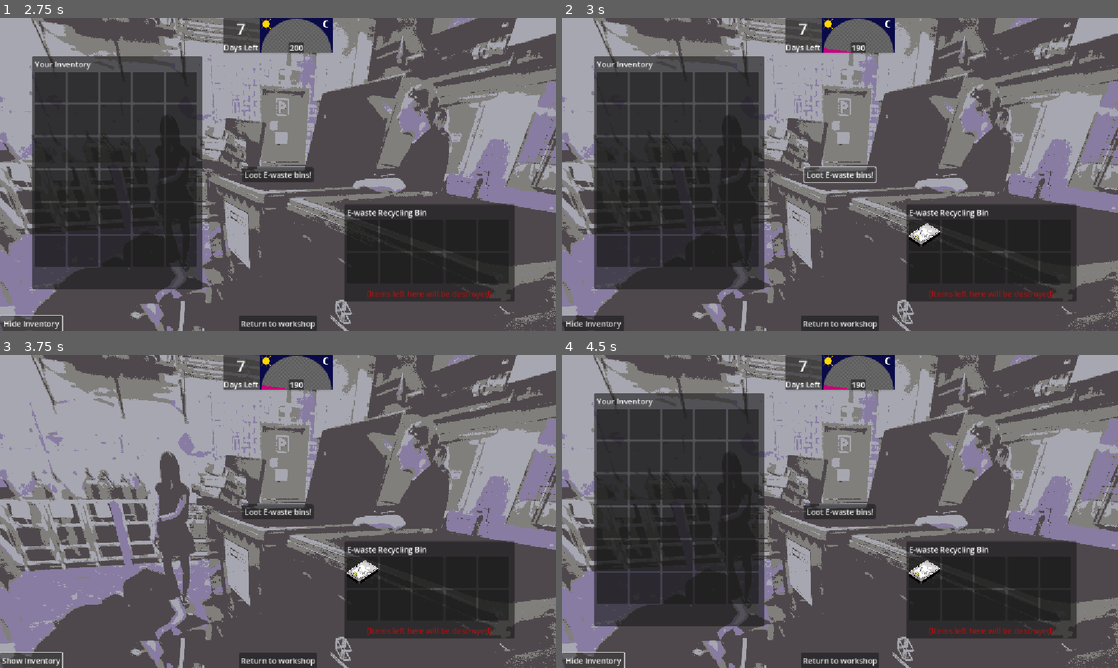
Above: before the commit, frames 1-4 (two rows, left to right).
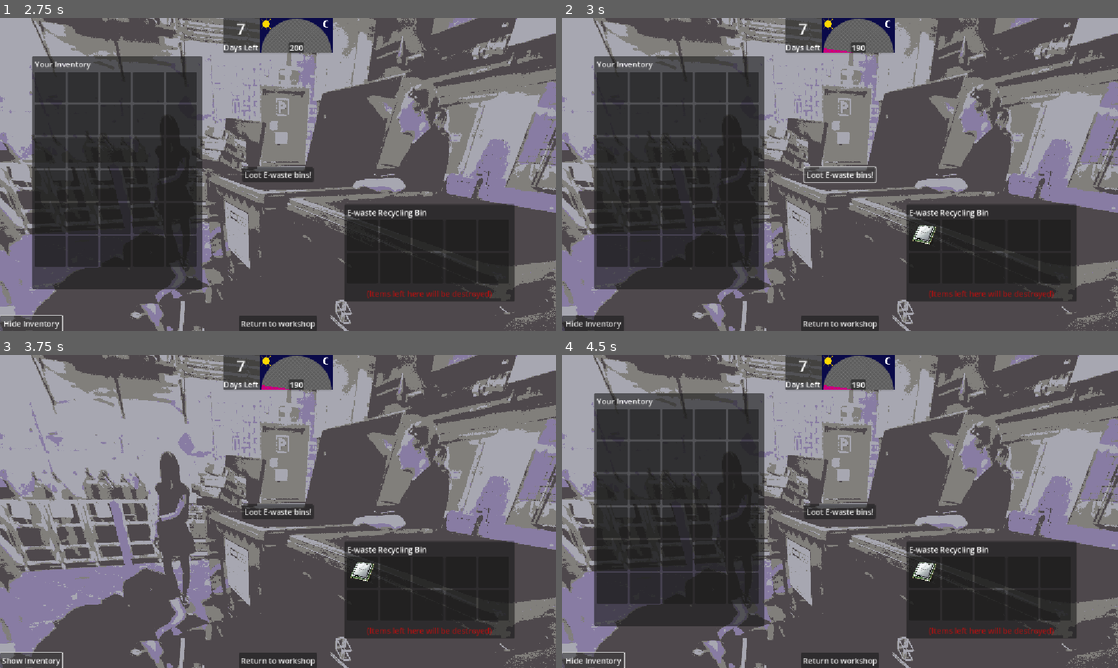
Above: after the commit, the same moments.

Repository: tabby-cat-nya/RustHacker
Game: Godot game, scene res://scenes/workshop.tscn
The game is run twice, just before and just after one commit, with the same random seed, the same clock (stepped at 60 frames per second) and the same inputs. The engine's default icon, where the game draws it, is replaced by a stand-in: a white triangle on a blue panel in a dark square.
Inputs:
- Up to frame 1 (2.75 s): click "Go to ewaste bins" at 0.5 s; click "Hide Inventory" at 1.25 s; click "Show Inventory" at 2 s
- Up to frame 2 (3 s): click "Loot E-waste bins!" at 2.75 s
- Up to frame 3 (3.75 s): click "Hide Inventory" at 3.5 s
- Up to frame 4 (4.5 s): click "Show Inventory" at 4.25 s

Frame 1 is identical in both runs. In frame 2, 0.2% of the frame differs, in the area x 62-68%, y 65-74%; in frame 3, 0.2%; in frame 4, 0.2%.

Commit message:
craftable computer

Diff:
--- a/crafting/crafts/computer_craft.tres
+++ b/crafting/crafts/computer_craft.tres
@@ -1,13 +1,17 @@
-[gd_resource type="Resource" script_class="CraftRecipe" load_steps=6 format=3 uid="uid://dp4hnei3ur6oe"]
+[gd_resource type="Resource" script_class="CraftRecipe" load_steps=10 format=3 uid="uid://dp4hnei3ur6oe"]
 
 [ext_resource type="Script" uid="uid://dccraom7a7e8d" path="res://inv_system/item_data.gd" id="1_ayiw2"]
 [ext_resource type="Script" uid="uid://b4iu5xrdf0evs" path="res://crafting/craft_recipe.gd" id="2_2p7jb"]
+[ext_resource type="Resource" uid="uid://cnr1k8seffsxb" path="res://items/plastic.tres" id="2_ccdvw"]
 [ext_resource type="Resource" uid="uid://88v5bcyrgpob" path="res://items/large_psu_item.tres" id="2_egxug"]
 [ext_resource type="Resource" uid="uid://bepkdyf7dn1y0" path="res://items/hdd_item.tres" id="3_ccdvw"]
 [ext_resource type="Resource" uid="uid://c2wbqelme8vy1" path="res://items/ram_item.tres" id="4_tkhhn"]
+[ext_resource type="Resource" uid="uid://bufa63unuppu5" path="res://items/cpu.tres" id="5_tkhhn"]
+[ext_resource type="Resource" uid="uid://oc57emfpcnm0" path="res://items/gpu.tres" id="6_r0qw7"]
+[ext_resource type="Resource" uid="uid://8vw85c1qrypm" path="res://items/computer.tres" id="8_uomls"]
 
 [resource]
 script = ExtResource("2_2p7jb")
-ingredients = Array[ExtResource("1_ayiw2")]([ExtResource("2_egxug"), ExtResource("4_tkhhn"), ExtResource("3_ccdvw"), null, null, null, null, null, null])
-output = ExtResource("4_tkhhn")
+ingredients = Array[ExtResource("1_ayiw2")]([ExtResource("2_ccdvw"), ExtResource("4_tkhhn"), ExtResource("2_ccdvw"), ExtResource("3_ccdvw"), ExtResource("5_tkhhn"), ExtResource("6_r0qw7"), ExtResource("2_ccdvw"), ExtResource("2_egxug"), ExtResource("2_ccdvw")])
+output = ExtResource("8_uomls")
 metadata/_custom_type_script = "uid://b4iu5xrdf0evs"
--- a/crafting/scavenges/testScavenge.tres
+++ b/crafting/scavenges/large_psu_scav.tres
@@ -1,9 +1,10 @@
-[gd_resource type="Resource" script_class="ScavengeRecipe" load_steps=6 format=3 uid="uid://deohei5avmspt"]
+[gd_resource type="Resource" script_class="ScavengeRecipe" load_steps=8 format=3 uid="uid://deohei5avmspt"]
 
 [ext_resource type="Resource" uid="uid://88v5bcyrgpob" path="res://items/large_psu_item.tres" id="1_20hhf"]
 [ext_resource type="Script" uid="uid://boqr1fowaqmt0" path="res://crafting/scavenge_recipe.gd" id="2_20hhf"]
 [ext_resource type="Script" uid="uid://oa5rlx6ttwuj" path="res://crafting/rollableLoot.gd" id="2_i5wfm"]
 [ext_resource type="Resource" uid="uid://swd1m0hvep4c" path="res://items/small_psu_item.tres" id="3_svciw"]
+[ext_resource type="Resource" uid="uid://cnr1k8seffsxb" path="res://items/plastic.tres" id="4_svciw"]
 
 [sub_resource type="Resource" id="Resource_rhaxb"]
 script = ExtResource("2_i5wfm")
@@ -11,9 +12,15 @@
 chance = 1
 metadata/_custom_type_script = "uid://oa5rlx6ttwuj"
 
+[sub_resource type="Resource" id="Resource_wkxe4"]
+script = ExtResource("2_i5wfm")
+item = ExtResource("4_svciw")
+chance = 3
+metadata/_custom_type_script = "uid://oa5rlx6ttwuj"
+
 [resource]
 script = ExtResource("2_20hhf")
 input = ExtResource("1_20hhf")
 rolls = 2
-loot_pool = Array[ExtResource("2_i5wfm")]([SubResource("Resource_rhaxb")])
+loot_pool = Array[ExtResource("2_i5wfm")]([SubResource("Resource_rhaxb"), SubResource("Resource_wkxe4")])
 metadata/_custom_type_script = "uid://boqr1fowaqmt0"
--- /dev/null
+++ b/crafting/scavenges/small_psu_scav.tres
@@ -0,0 +1,19 @@
+[gd_resource type="Resource" script_class="ScavengeRecipe" load_steps=6 format=3 uid="uid://dpnp3xlwhla4h"]
+
+[ext_resource type="Script" uid="uid://oa5rlx6ttwuj" path="res://crafting/rollableLoot.gd" id="2_r41g5"]
+[ext_resource type="Resource" uid="uid://swd1m0hvep4c" path="res://items/small_psu_item.tres" id="3_klubo"]
+[ext_resource type="Resource" uid="uid://cnr1k8seffsxb" path="res://items/plastic.tres" id="4_vxo6p"]
+[ext_resource type="Script" uid="uid://boqr1fowaqmt0" path="res://crafting/scavenge_recipe.gd" id="5_ewtie"]
+
+[sub_resource type="Resource" id="Resource_wkxe4"]
+script = ExtResource("2_r41g5")
+item = ExtResource("4_vxo6p")
+chance = 3
+metadata/_custom_type_script = "uid://oa5rlx6ttwuj"
+
+[resource]
+script = ExtResource("5_ewtie")
+input = ExtResource("3_klubo")
+rolls = 1
+loot_pool = Array[ExtResource("2_r41g5")]([SubResource("Resource_wkxe4")])
+metadata/_custom_type_script = "uid://boqr1fowaqmt0"
--- a/inv_system/crafting_panel.tscn
+++ b/inv_system/crafting_panel.tscn
@@ -1,11 +1,12 @@
-[gd_scene load_steps=11 format=3 uid="uid://f06ym5ujhdsc"]
+[gd_scene load_steps=12 format=3 uid="uid://f06ym5ujhdsc"]
 
 [ext_resource type="Script" uid="uid://br4fgimf7nygr" path="res://inv_system/crafting_panel.gd" id="1_441s3"]
 [ext_resource type="PackedScene" uid="uid://dgqs20xf7l8c" path="res://inv_system/item_slot.tscn" id="2_h0v0h"]
 [ext_resource type="Script" uid="uid://b4iu5xrdf0evs" path="res://crafting/craft_recipe.gd" id="2_ytbts"]
 [ext_resource type="Resource" uid="uid://dp4hnei3ur6oe" path="res://crafting/crafts/computer_craft.tres" id="3_4h4i0"]
 [ext_resource type="Script" uid="uid://boqr1fowaqmt0" path="res://crafting/scavenge_recipe.gd" id="4_qjage"]
-[ext_resource type="Resource" uid="uid://deohei5avmspt" path="res://crafting/scavenges/testScavenge.tres" id="5_8c40c"]
+[ext_resource type="Resource" uid="uid://deohei5avmspt" path="res://crafting/scavenges/large_psu_scav.tres" id="5_8c40c"]
+[ext_resource type="Resource" uid="uid://dpnp3xlwhla4h" path="res://crafting/scavenges/small_psu_scav.tres" id="6_8c40c"]
 
 [sub_resource type="StyleBoxFlat" id="StyleBoxFlat_h0v0h"]
 content_margin_left = 0.0
@@ -87,7 +88,7 @@
 script = ExtResource("1_441s3")
 action_button = NodePath("MarginContainer/VBoxContainer/ActionButton")
 craft_recipes = Array[ExtResource("2_ytbts")]([ExtResource("3_4h4i0")])
-scavenge_recipes = Array[ExtResource("4_qjage")]([ExtResource("5_8c40c")])
+scavenge_recipes = Array[ExtResource("4_qjage")]([ExtResource("5_8c40c"), ExtResource("6_8c40c")])
 assemble_style = SubResource("StyleBoxFlat_h0v0h")
 assemble_style_hover = SubResource("StyleBoxFlat_441s3")
 assemble_style_pressed = SubResource("StyleBoxFlat_h0v0h")
--- /dev/null
+++ b/items/computer.tres
@@ -0,0 +1,10 @@
+[gd_resource type="Resource" script_class="ItemData" load_steps=3 format=3 uid="uid://8vw85c1qrypm"]
+
+[ext_resource type="Texture2D" uid="uid://b2vn26davyrou" path="res://assets/item images/computer.png" id="1_e0dbh"]
+[ext_resource type="Script" uid="uid://dccraom7a7e8d" path="res://inv_system/item_data.gd" id="2_x7wm3"]
+
+[resource]
+script = ExtResource("2_x7wm3")
+item_name = "Computer"
+icon = ExtResource("1_e0dbh")
+metadata/_custom_type_script = "uid://dccraom7a7e8d"
--- /dev/null
+++ b/items/cpu.tres
@@ -0,0 +1,10 @@
+[gd_resource type="Resource" script_class="ItemData" load_steps=3 format=3 uid="uid://bufa63unuppu5"]
+
+[ext_resource type="Texture2D" uid="uid://dsbbhu2l7gmwf" path="res://assets/item images/cpu.png" id="1_mh86d"]
+[ext_resource type="Script" uid="uid://dccraom7a7e8d" path="res://inv_system/item_data.gd" id="2_pbx7r"]
+
+[resource]
+script = ExtResource("2_pbx7r")
+item_name = "CPU"
+icon = ExtResource("1_mh86d")
+metadata/_custom_type_script = "uid://dccraom7a7e8d"
--- /dev/null
+++ b/items/gpu.tres
@@ -0,0 +1,10 @@
+[gd_resource type="Resource" script_class="ItemData" load_steps=3 format=3 uid="uid://oc57emfpcnm0"]
+
+[ext_resource type="Texture2D" uid="uid://8qvirlis0y5t" path="res://assets/item images/gpu.png" id="1_p14l2"]
+[ext_resource type="Script" uid="uid://dccraom7a7e8d" path="res://inv_system/item_data.gd" id="2_jiyv5"]
+
+[resource]
+script = ExtResource("2_jiyv5")
+item_name = "GPU"
+icon = ExtResource("1_p14l2")
+metadata/_custom_type_script = "uid://dccraom7a7e8d"
--- /dev/null
+++ b/items/plastic.tres
@@ -0,0 +1,10 @@
+[gd_resource type="Resource" script_class="ItemData" load_steps=3 format=3 uid="uid://cnr1k8seffsxb"]
+
+[ext_resource type="Texture2D" uid="uid://b7tii4smwcurc" path="res://assets/item images/plastic.png" id="1_2haha"]
+[ext_resource type="Script" uid="uid://dccraom7a7e8d" path="res://inv_system/item_data.gd" id="2_31pxd"]
+
+[resource]
+script = ExtResource("2_31pxd")
+item_name = "Plastic Scrap"
+icon = ExtResource("1_2haha")
+metadata/_custom_type_script = "uid://dccraom7a7e8d"
--- a/scenes/ewaste.tscn
+++ b/scenes/ewaste.tscn
@@ -10,6 +10,8 @@
 [ext_resource type="Resource" uid="uid://88v5bcyrgpob" path="res://items/large_psu_item.tres" id="6_77dp3"]
 [ext_resource type="Resource" uid="uid://swd1m0hvep4c" path="res://items/small_psu_item.tres" id="7_5tkv4"]
 [ext_resource type="PackedScene" uid="uid://dgqs20xf7l8c" path="res://inv_system/item_slot.tscn" id="7_xersf"]
+[ext_resource type="Resource" uid="uid://bufa63unuppu5" path="res://items/cpu.tres" id="8_6pgwd"]
+[ext_resource type="Resource" uid="uid://oc57emfpcnm0" path="res://items/gpu.tres" id="9_p1n6o"]
 
 [sub_resource type="LabelSettings" id="LabelSettings_00tp4"]
 font_color = Color(1, 0, 0, 0.5764706)
@@ -25,7 +27,7 @@
 script = ExtResource("1_vbegm")
 bin_inventory = NodePath("BinPanel")
 loot_button = NodePath("LootButton")
-loot_pool = Array[ExtResource("2_ehkex")]([ExtResource("3_ykrsh"), ExtResource("5_g14j6"), ExtResource("5_00tp4"), ExtResource("6_77dp3"), ExtResource("7_5tkv4")])
+loot_pool = Array[ExtResource("2_ehkex")]([ExtResource("3_ykrsh"), ExtResource("5_g14j6"), ExtResource("5_00tp4"), ExtResource("6_77dp3"), ExtResource("7_5tkv4"), ExtResource("8_6pgwd"), ExtResource("9_p1n6o")])
 
 [node name="TextureRect" type="TextureRect" parent="."]
 z_index = -3
Binary file added: assets/item images/computer.png
Not shown, added: assets/item images/computer.png.import
Binary file added: assets/item images/cpu.png
Not shown, added: assets/item images/cpu.png.import
Binary file added: assets/item images/dvd drive.png
Not shown, added: assets/item images/dvd drive.png.import
Binary file added: assets/item images/gpu.png
Not shown, added: assets/item images/gpu.png.import
Binary file added: assets/item images/plastic.png
Not shown, added: assets/item images/plastic.png.import
Not shown: 1 places in scenes/ewaste.tscn that only renumber resources
Not shown, added: assets/item images/plastic.avif
